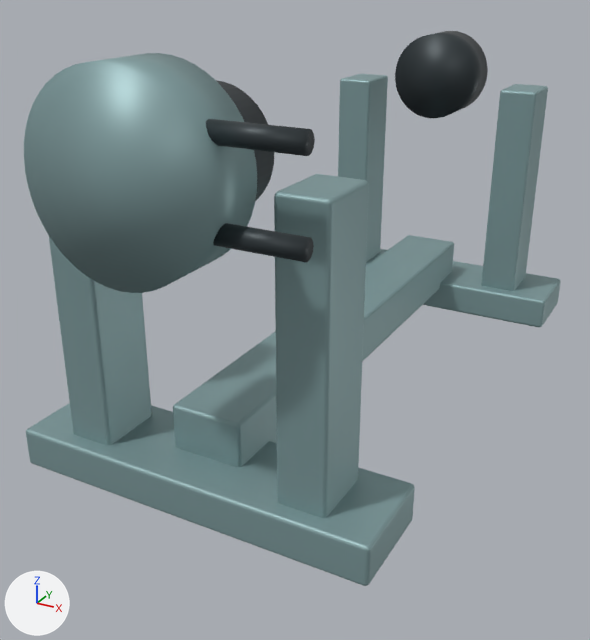
Before and after pictures for a commit that changed the Blender file resources/models/_source/fishing_kit/trawl_winch.blend.
Both versions are drawn from a camera (50 mm lens) standing at (1.14, -2.43, 1.37) and looking at (-0.02, -0.33, 0.32). Arrows for +X, +Y and +Z are at lower left; the lights stay in place. The older version comes first.

Objects in the first picture: 'Base tie', 'Bearing housing', 'Bearing housing.001', 'Bearing pedestal', 'Bearing pedestal.001', 'Bearing pedestal.002', 'Bearing pedestal.003', 'Bolted foot', 'Bolted foot.001', 'Hydraulic feed', 'Hydraulic feed.001', 'Hydraulic motor'.
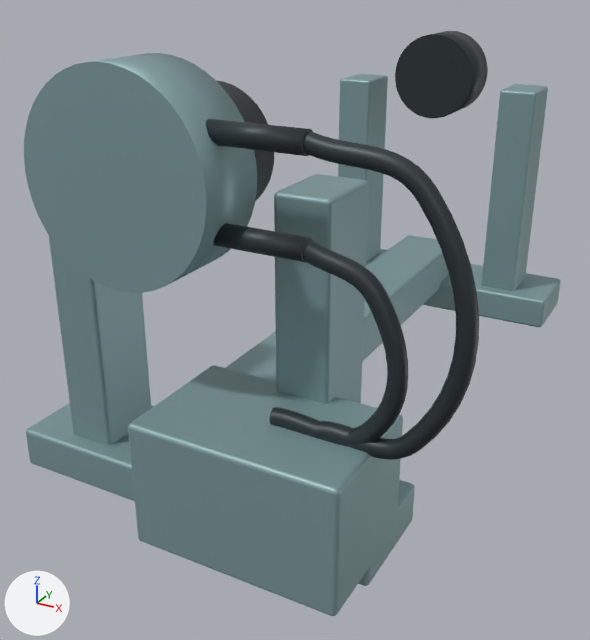
The change, as a list of edits to the scene's bpy script:
```text
Change me_cylinder_005:
    where me_cylinder_005.from_pydata(...)  # 96 vertices, 50 faces; spans x -0.16..0.16, y -0.1..0.1, z -0.16..0.16
    used by ob_bearing_housing_001; location = (0.0, 0.86, 0.95)
    me_cylinder_005 part 1: all 2 faces centred in x 0.0, y -0.1..0.1, z 0.0 are now shaded flat
Change me_cylinder_006:
    where me_cylinder_006.from_pydata(...)  # 96 vertices, 50 faces; spans x -0.24..0.24, y -0.095..0.095, z -0.24..0.24
    used by ob_hydraulic_motor; location = (0.0, -1.065, 0.95)
    me_cylinder_006 part 2: all 2 faces centred in x 0.0, y -0.095..0.095, z 0.0 are now shaded flat
Add me_hydraulic_hose_001:
    me_hydraulic_hose_001.from_pydata(...)  # 296 vertices, 288 faces; spans x 0.414..0.776, y -1.102..-1.058, z 0.425..1.081
    me_hydraulic_hose_001.polygons.foreach_set('use_smooth', [True] * 288)
    me_hydraulic_hose_001.materials.append(mat_fixed_hydraulic)  # dark grey #353d41
Add me_hydraulic_hose:
    me_hydraulic_hose.from_pydata(...)  # 296 vertices, 288 faces; spans x 0.337..0.645, y -1.102..-1.058, z 0.421..0.87
    me_hydraulic_hose.polygons.foreach_set('use_smooth', [True] * 288)
    me_hydraulic_hose.materials.append(mat_fixed_hydraulic)  # dark grey #353d41
Add me_cube_008:
    me_cube_008.from_pydata(...)  # a box spanning x -0.26..0.26, y -0.17..0.17, z -0.16..0.16
    me_cube_008.materials.append(mat_warm_white_painted_steel)  # greyish cyan #86a4a6
Add ob_flexible_hydraulic_hose_001:
    ob_flexible_hydraulic_hose_001 = bpy.data.objects.new('Flexible hydraulic hose.001', me_hydraulic_hose_001)
    ob_flexible_hydraulic_hose_001.location = (0.0, 0.0, 0.0)
Add ob_flexible_hydraulic_hose:
    ob_flexible_hydraulic_hose = bpy.data.objects.new('Flexible hydraulic hose', me_hydraulic_hose)
    ob_flexible_hydraulic_hose.location = (0.0, 0.0, 0.0)
Add ob_hydraulic_manifold:
    ob_hydraulic_manifold = bpy.data.objects.new('Hydraulic manifold', me_cube_008)
    ob_hydraulic_manifold.location = (0.32, -1.08, 0.28)
    _m = ob_hydraulic_manifold.modifiers.new('Welded edge radius', 'BEVEL')
    _m.width = 0.012
    _m.width_pct = 0.012
    _m.segments = 3
    _m = ob_hydraulic_manifold.modifiers.new('Normals', 'WEIGHTED_NORMAL')
```

Where the change shows, as pixel boxes [x1, y1, x2, y2] in the pictures (590 x 640 px):
'Hydraulic manifold', added: after [128, 365, 403, 616]
'Flexible hydraulic hose.001', added: after [303, 132, 479, 460]
'Flexible hydraulic hose', added: after [269, 241, 408, 447]
part 1 of me_cylinder_005, shading changed: [397, 34, 470, 118] in both
part 2 of me_cylinder_006, shading changed: [27, 62, 206, 293] in both
'Bolted foot', unchanged, covered by the edit: [26, 403, 415, 586] in both
'Base tie', unchanged, covered by the edit: before [173, 235, 454, 467]; after [226, 235, 449, 381]
